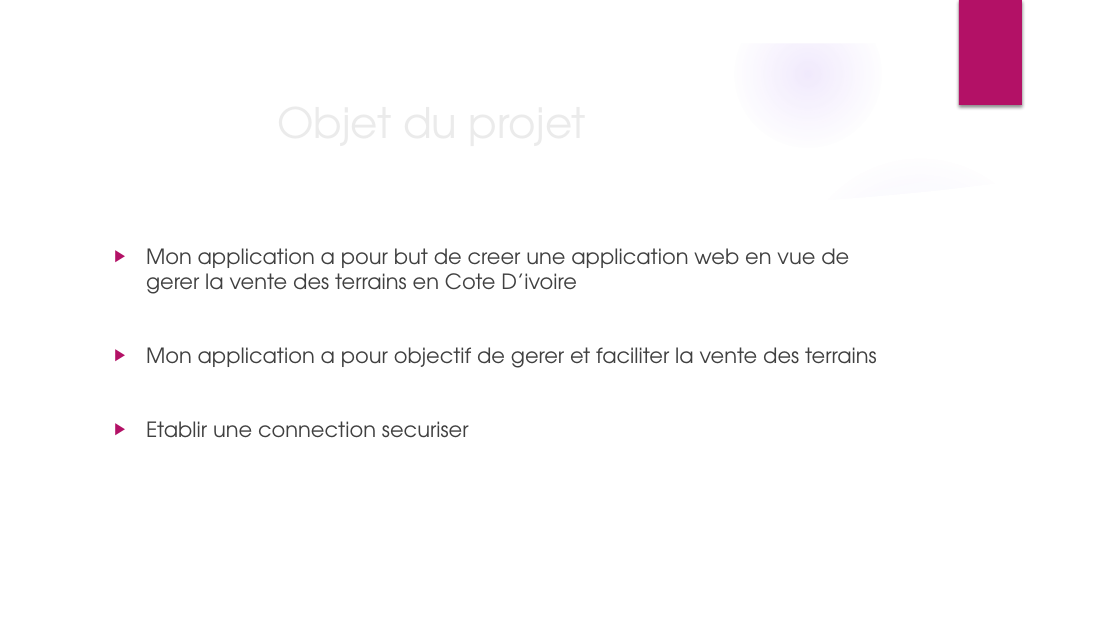
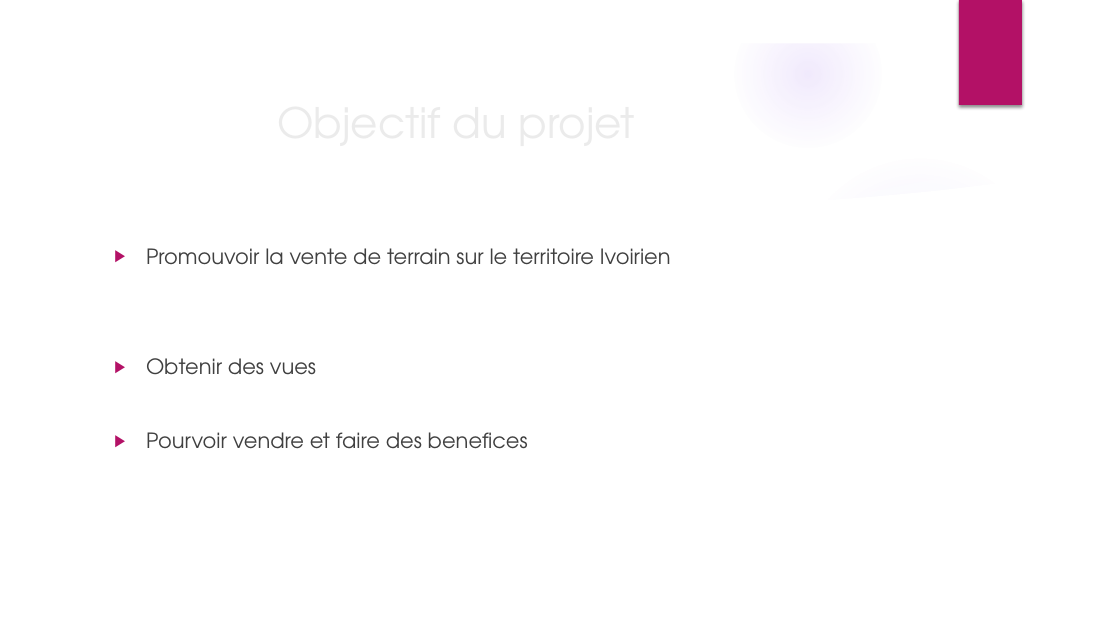
Before and after one commit to Skouame24/projet, a slide deck: slide 2 of Creation de mon application web.pptx. Drawn at 1120x630 pixels with LibreOffice and Linux fonts; fonts in the diff are those of the drawing; background and template pictures are left out. Boxes give left, top, right and bottom in pixels: in the first picture for what was removed or moved away, otherwise in the second. Text is boxed around its words. In the diff, an @@ line names an element or a change of style, - is before the commit and + after.

```diff
--- a/Creation de mon application web.pptx
+++ b/Creation de mon application web.pptx
@@ title at [106, 89, 911, 154]: text changed @@
-Objet du projet
+Objectif du projet
@@ text at [146, 248, 671, 449]: text changed @@
-▶ Mon application a pour but de creer une application web en vue de gerer la vente des terrains en Cote D’ivoire
-▶ Mon application a pour objectif de gerer et faciliter la vente des terrains
-▶ Etablir une connection securiser
+▶ Promouvoir la vente de terrain sur le territoire Ivoirien
+▶ Obtenir des vues
+▶ Pourvoir vendre et faire des benefices
```
Also in this commit, not shown: 3 slides added, 1 slide removed.
